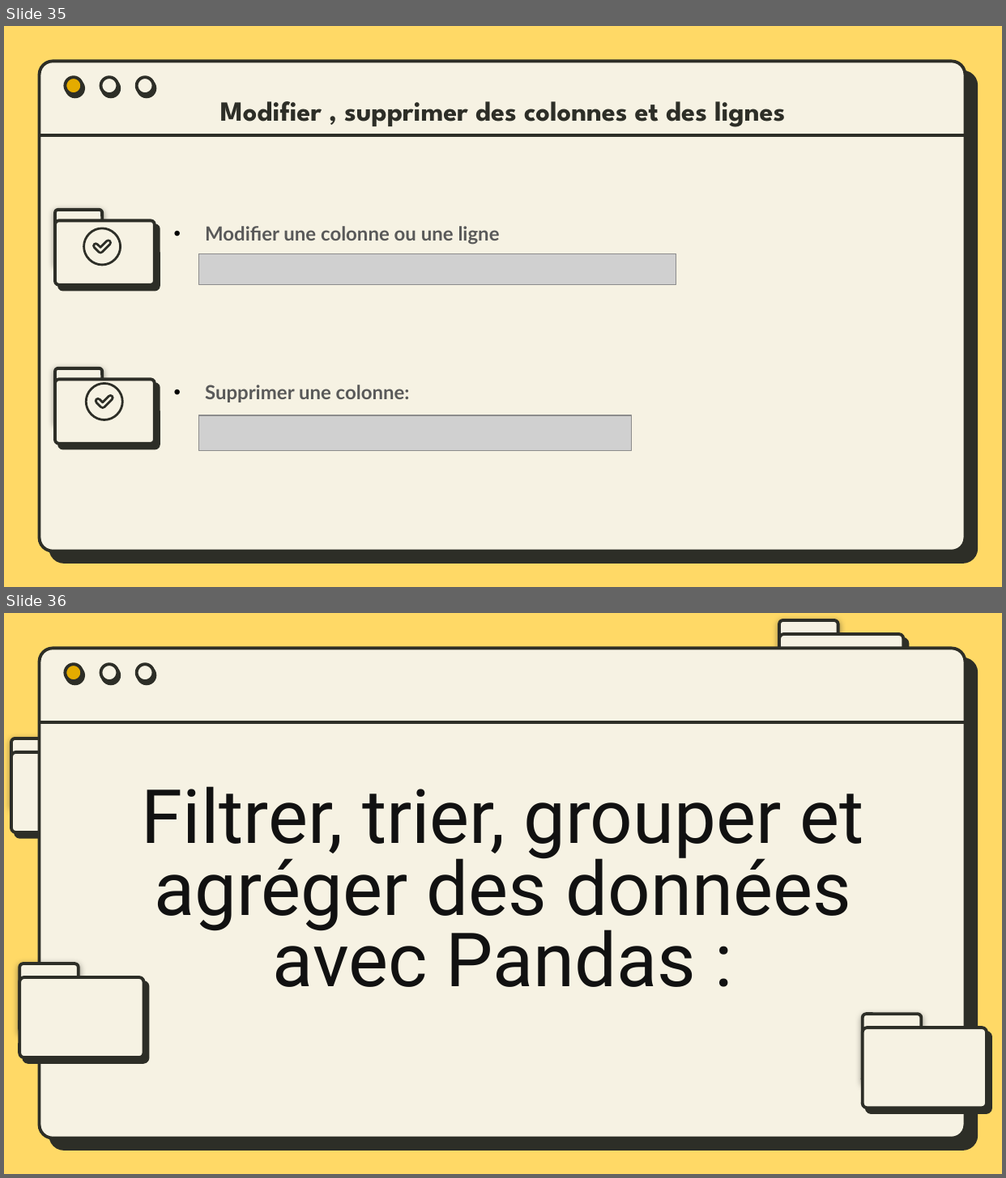
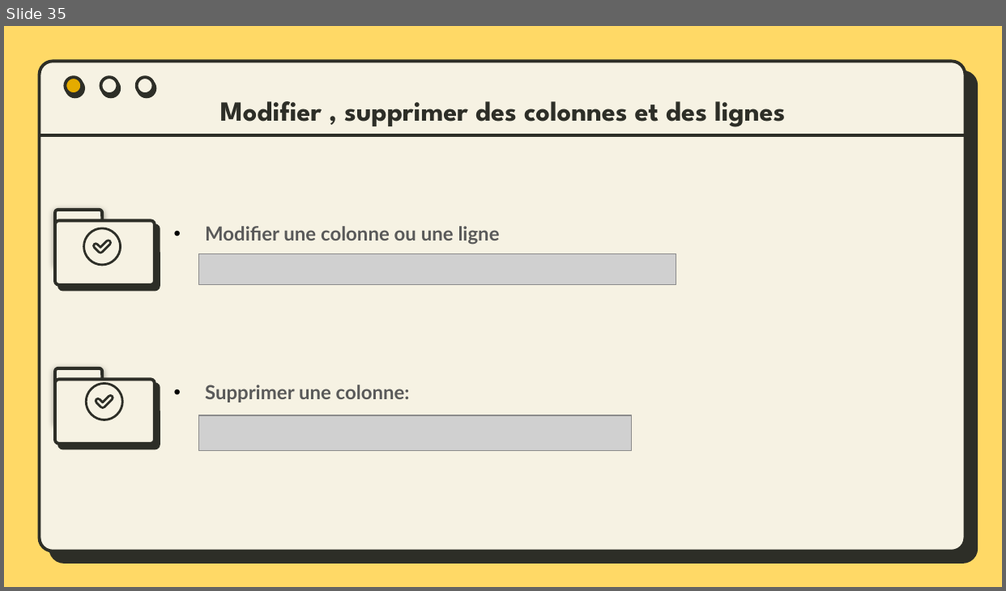
Before and after one commit to bydevmar/Master_MASD_FPO, a slide deck: SEMESTER 1/Modélisation avec Python/M- Pandas/Presentation/Pandas.pptx. Shown one above the other, each under a label of ours: slides 35 and 36 before the commit, slide 35 after it. The pictures are 1006x1178 and 1006x591 pixels, drawn with LibreOffice and Linux fonts; fonts in the diff are those of the drawing; grey boxes stand for pictures. Boxes give left, top, right and bottom in pixels: in the first picture for what was removed or moved away, otherwise in the second. Text is boxed around its words. In the diff, an @@ line names an element or a change of style, - is before the commit and + after.

Commit message:
progressing PANDAS presentation

```diff
--- a/SEMESTER 1/Modélisation avec Python/M- Pandas/Presentation/Pandas.pptx
+++ b/SEMESTER 1/Modélisation avec Python/M- Pandas/Presentation/Pandas.pptx
@@ slide 36 removed at (4,613,1002,1174), background #FFD966; not listed: 5 template elements that a slide beside it also shows @@
@@ rounded rectangle removed at (779,620,838,689) @@
@@ rounded rectangle removed at (779,634,903,713) @@
@@ rounded rectangle removed at (11,739,70,807) @@
@@ rounded rectangle removed at (11,752,134,833) @@
@@ title removed at (142,786,863,987) @@
-Filtrer, trier, grouper et agréger des données avec Pandas :
@@ rounded rectangle removed at (20,965,79,1033) @@
@@ rounded rectangle removed at (20,977,143,1057) @@
@@ rounded rectangle removed at (863,1014,921,1083) @@
@@ rounded rectangle removed at (863,1029,986,1108) @@
```
Also in this commit, not shown: 1 slide changed, 1 slide added, 2 other slides removed, 1 other file.
